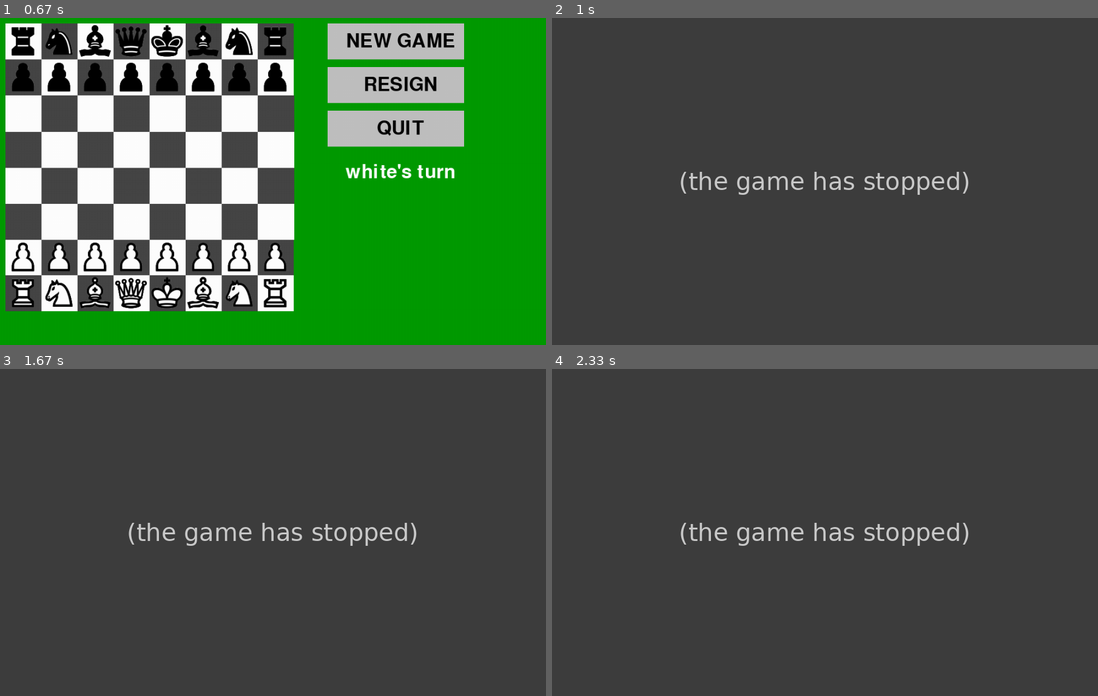
Above: before the commit, frames 1-4 (two rows, left to right).
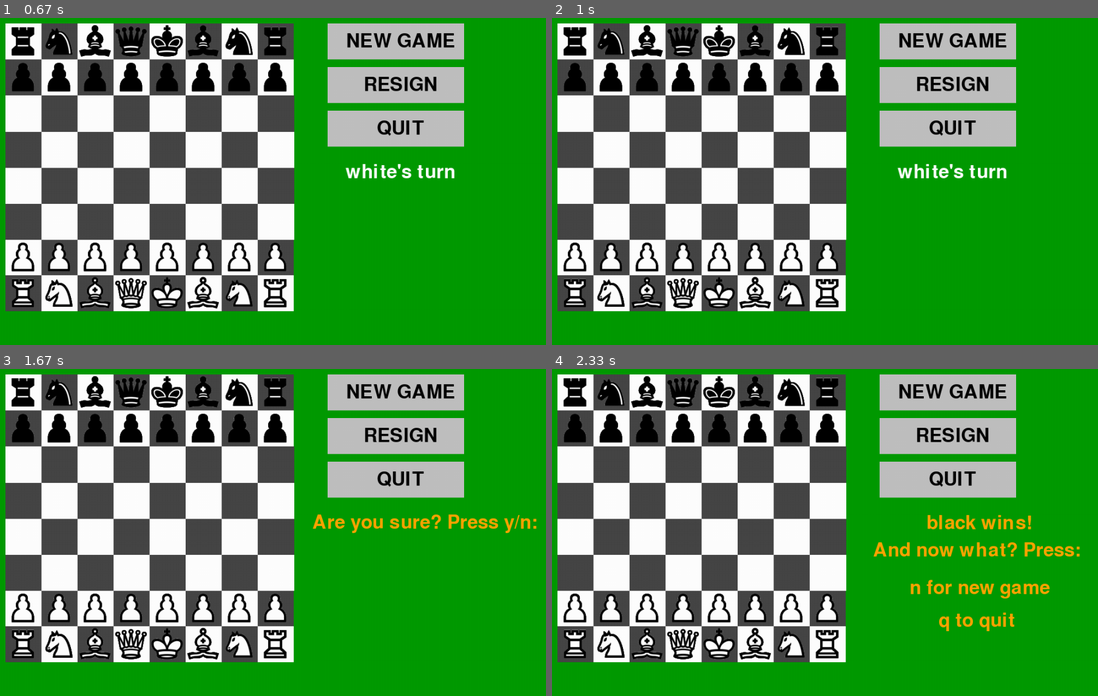
Above: after the commit, the same moments.

Repository: naskord/Chess
Game: pygame game, started from pygame_chess.py
Same seed, same stepped clock (60 frames per second), same inputs: the game is played once before the commit and once after it.
Inputs (mouse positions are in pixels of both pictures, inside the frame that each line leads up to):
- Up to frame 1 (0.67 s): press the mouse at (147, 168) at 0.37 s; move the mouse to (218, 224) at 0.47 s; release the mouse at (289, 279) at 0.6 s
- Up to frame 2 (1 s): press the mouse at (699, 168) at 0.7 s; move the mouse to (666, 220) at 0.8 s; release the mouse at (633, 276) at 0.93 s
- Up to frame 3 (1.67 s): click (453, 427) at 1.55 s
- Up to frame 4 (2.33 s): tap Y at 1.83 s

Frame 1 is identical in both runs. In frame 2, 81% of the frame differs, in the area x 0-100%, y 0-100%; in frame 3, 81%; in frame 4, 81%.
Error before the commit: NameError: name 'white' is not defined (pygame_chess.py line 279); the game stopped at 0.7 s (later frames are placeholders)

Commit message:
Update pygame_chess.py

Diff:
--- a/pygame_chess.py
+++ b/pygame_chess.py
@@ -276,7 +276,7 @@
                         source_selected = True
                         coords_source = coords
                     elif source_selected and source == find_address(coords):
-                        demark(coords, white)
+                        demark(coords, WHITE)
                         source_selected = False
                     elif source_selected:
                         target = find_address(coords)
